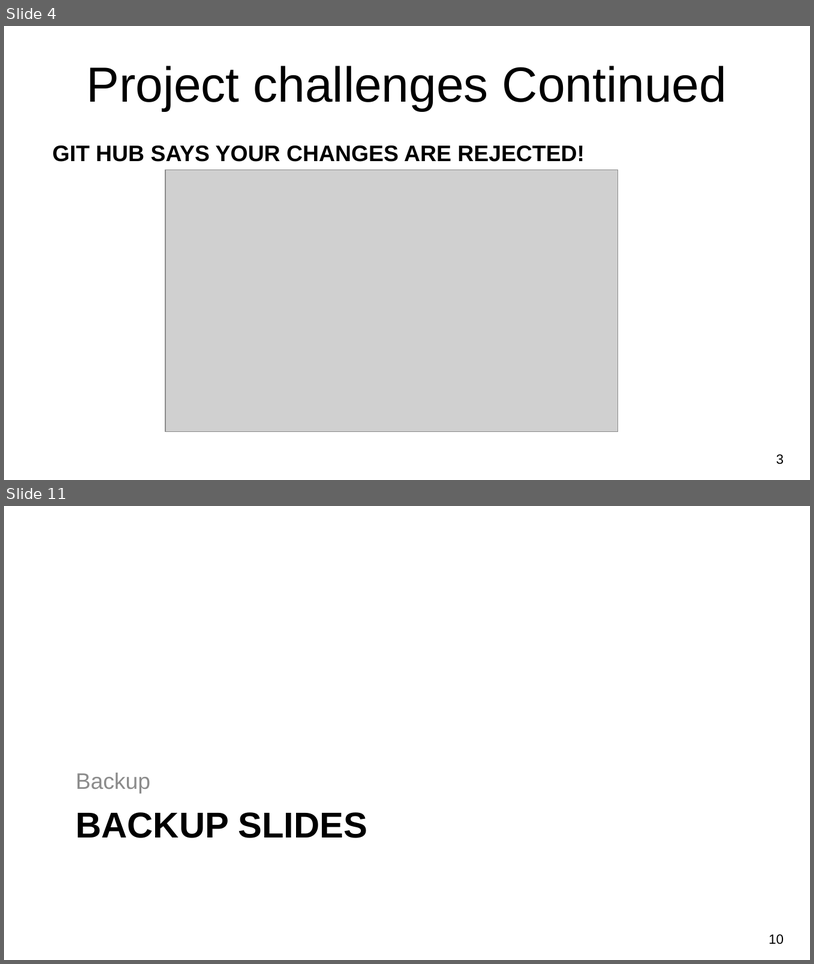
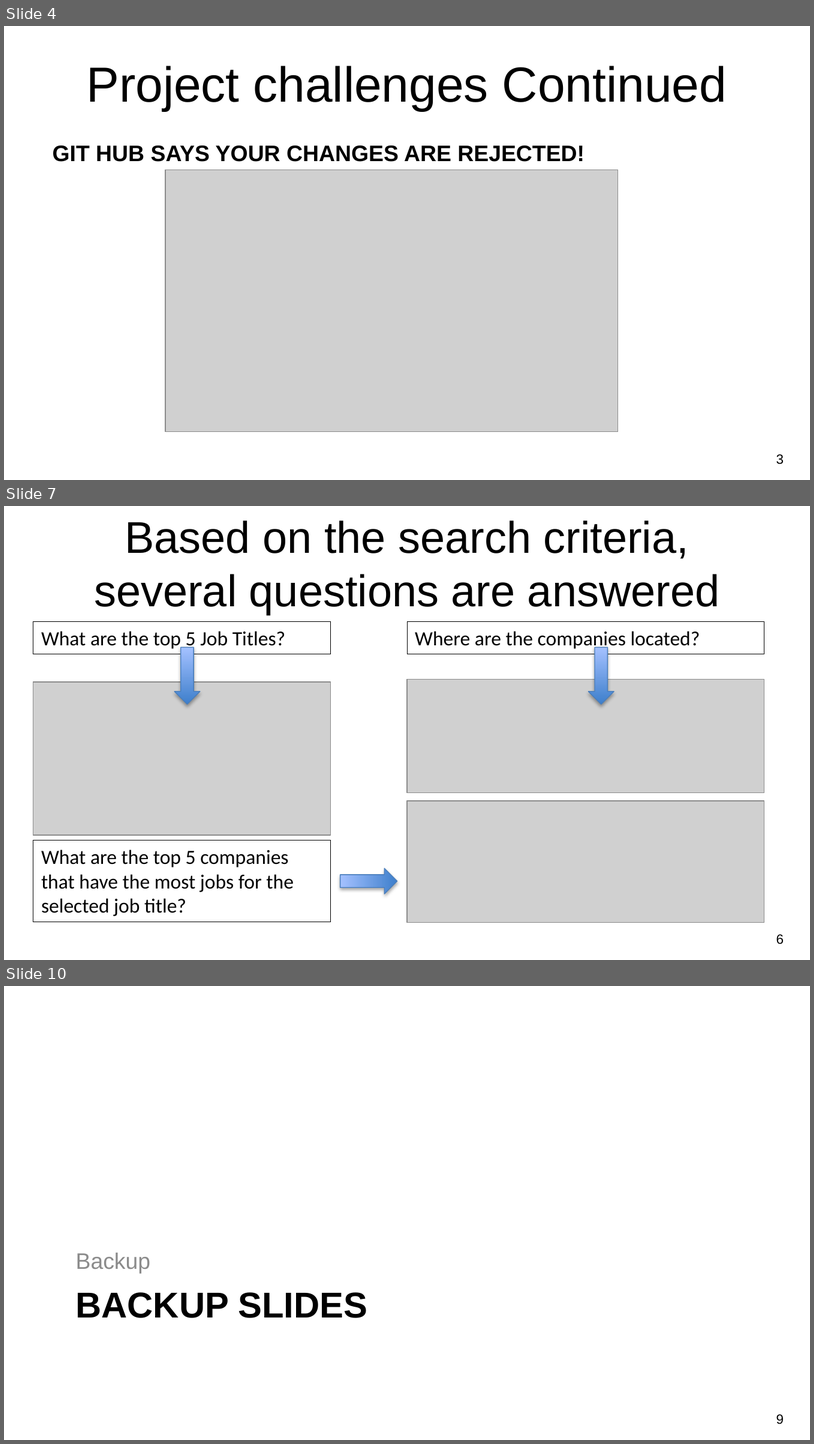
Before and after one commit to owenmeyer3/job-search-challenge, a slide deck: NU-Project2_Jobs Analysis.pptx. Shown one above the other, each under a label of ours: slides 4 and 11 before the commit, slides 4, 7 and 10 after it; the slides between them are not shown. The pictures are 814x964 and 814x1444 pixels, drawn with LibreOffice and Linux fonts; fonts in the diff are those of the drawing; grey boxes stand for pictures; background and template pictures are left out. Boxes give left, top, right and bottom in pixels: in the first picture for what was removed or moved away, otherwise in the second. Text is boxed around its words. In the diff, an @@ line names an element or a change of style, - is before the commit and + after.

```diff
--- a/NU-Project2_Jobs Analysis.pptx
+++ b/NU-Project2_Jobs Analysis.pptx
@@ slide 7 added at bbox=[4, 506, 810, 960], background picture (left out) @@
@@ title added at bbox=[94, 520, 720, 614], 39.6 pt, text #000000 @@
+Based on the search criteria, several questions are answered
@@ rectangle added at bbox=[33, 621, 330, 654], outline #000000 0.75 pt, 18 pt, text #000000 @@
+What are the top 5 Job Titles?
@@ rectangle added at bbox=[407, 621, 764, 654], outline #000000 0.75 pt, 18 pt, text #000000 @@
+Where are the companies located?
@@ down arrow added at bbox=[174, 647, 200, 705], fill gradient #3F80CE to #A4C4FF, outline #4B7EBC 0.75 pt @@
@@ down arrow added at bbox=[588, 647, 614, 705], fill gradient #3F80CE to #A4C4FF, outline #4B7EBC 0.75 pt @@
@@ picture added at bbox=[33, 682, 330, 835] @@
@@ picture added at bbox=[407, 679, 764, 793] @@
@@ picture added at bbox=[407, 801, 764, 922] @@
@@ rectangle added at bbox=[33, 840, 330, 921], outline #000000 0.75 pt, 18 pt, text #000000 @@
+What are the top 5 companies that have the most jobs for the selected job title?
@@ down arrow added at bbox=[341, 868, 398, 894], fill gradient #3F80CE to #A4C4FF, outline #4B7EBC 0.75 pt @@
@@ page number added at bbox=[777, 934, 784, 944], 12 pt, text #000000 @@
+6
@@ what was slide 11 is now slide 10 @@
@@ page number at bbox=[777, 1414, 784, 1424]: text changed @@
-10
+9
```
Also in this commit, not shown: 3 slides changed, 3 other slides added, 6 slides removed.
